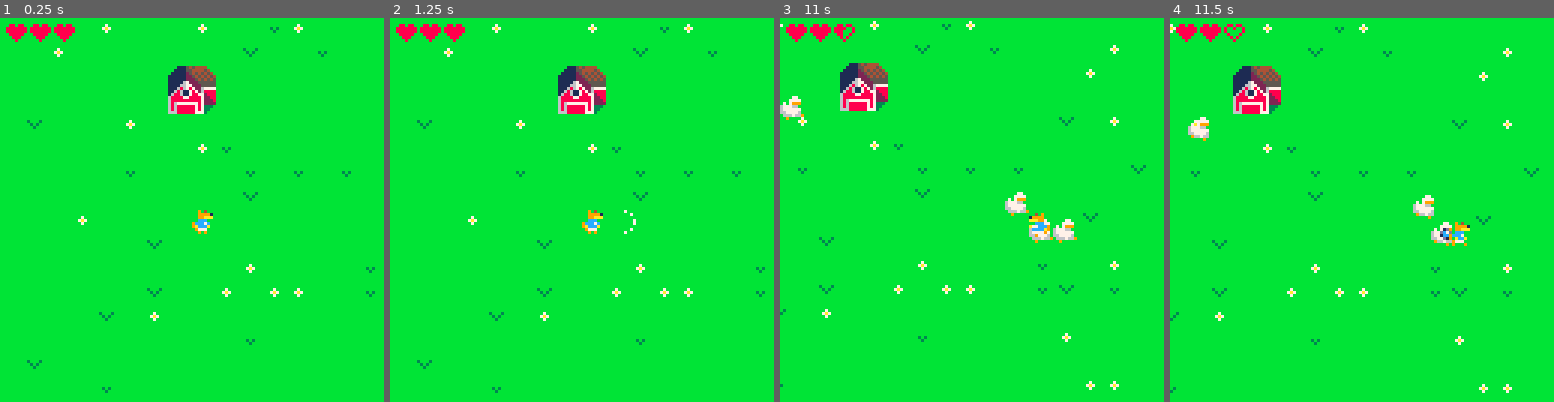
Above: before the commit, frames 1-4 (left to right).
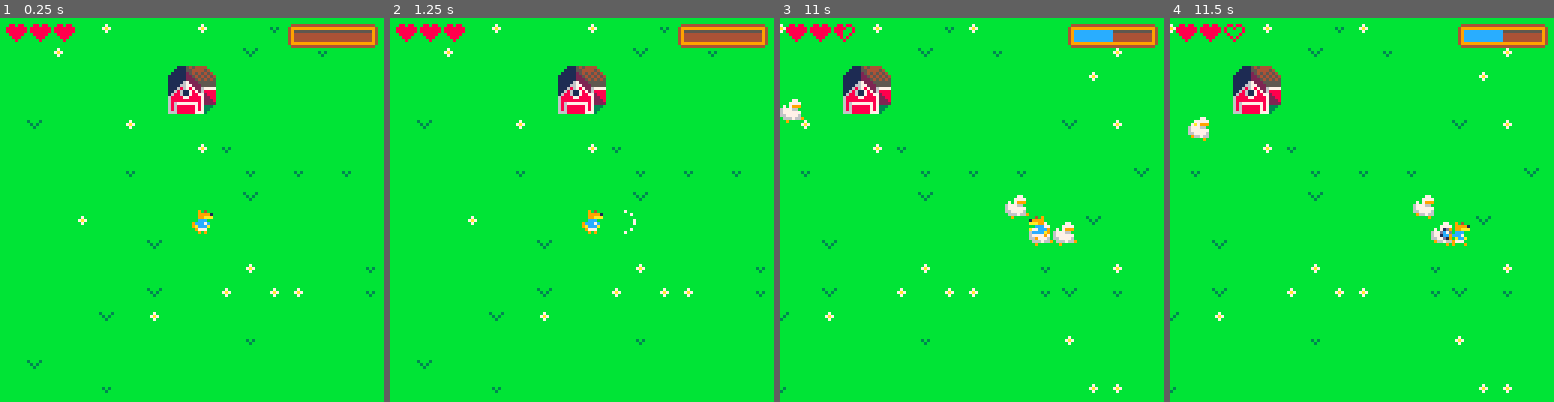
Above: after the commit, the same moments.

Repository: tmaiadev/pico8-poultrygeddon
Game: PICO-8 cartridge poultrygeddon.p8
Same seed, same stepped clock (60 frames per second), same inputs: the game is played once before the commit and once after it.
Inputs:
- Up to frame 1 (0.25 s): no input
- Up to frame 2 (1.25 s): no input
- Up to frame 3 (11 s): hold Right 1.6-2.1 s; hold Up 2.15-2.42 s; hold Right 2.47-3.03 s; hold Left 3.08-3.58 s; hold Down 3.63-3.97 s; hold Right 4.02-4.68 s; hold Up 4.73-5.03 s; hold Left 5.08-5.68 s; hold Down 5.73-6.03 s; hold Right 6.08-6.58 s; hold Right 6.63-7.13 s; hold Up 7.18-7.45 s; hold Right 7.5-8.07 s; hold Left 8.12-8.62 s; hold Down 8.67-9 s; hold Right 9.05-9.72 s; hold Up 9.77-10.07 s; hold Left 10.12-10.72 s; hold Down from 10.77 s (still down)
- Up to frame 4 (11.5 s): release Down at 11.07 s; hold Right from 11.12 s (still down)

The runs differ from the first frame. In frame 1, 1.4% of the frame differs, in the area x 75-99%, y 1-8%; in frame 2, 1.4%; in frame 3, 4.4%, in the area x 0-99%, y 0-98%; in frame 4, 1.4%.

Commit message:
added xp progress bar

Diff:
--- a/poultrygeddon.p8
+++ b/poultrygeddon.p8
@@ -123,32 +123,113 @@
 
 		spr(hrtspr,cam.x+x,cam.y+y)
 	end
-end
-
-function cam_shake(dur)
+
+	xp_bar_draw()
+end
+
+function xp_bar_draw()
+	assert(cam, "`cam` is not defined globally")
+	assert(plr, "`plr` is not defined globally")
+
+	-- xp bar
+	local xpb={
+		x=cam.x+96,
+		y=cam.y+2,
+		w=30,
+		h=8
+	}
+
+	-- border
+	rrectfill(
+		xpb.x,
+		xpb.y,
+		xpb.w,
+		xpb.h,
+		1,
+		4 -- brown
+	)
+
+	-- bg color
+	rrectfill(
+		xpb.x+1,
+		xpb.y+1,
+		xpb.w-2,
+		xpb.h-2,
+		0,
+		9 -- orange
+	)
+
+	-- bar indent
+	rrectfill(
+		xpb.x+2,
+		xpb.y+2,
+		xpb.w-4,
+		xpb.h-4,
+		0,
+		5 -- dark gray
+	)
+
+	-- bar indent bottom
+	rrectfill(
+		xpb.x+2,
+		xpb.y+3,
+		xpb.w-4,
+		xpb.h-5,
+		0,
+		4 -- brown
+	)
+
+	-- level progress bar
+	local total=plr.lvl*2
+	local xp=plr.xp
+	local prc=xp/total
+	local full_w=xpb.w-4
+	local progress_w=full_w*prc
+	rrectfill(
+		xpb.x+2,
+		xpb.y+2,
+		progress_w,
+		xpb.h-4,
+		0,
+		12 -- blue
+	)
+end
+
+function cam_shake(shakedur,restdur)
 	assert("`cam` is not defined globally")
 
 	if cam.ani then
 		return
 	end
 
-	dur=dur or .1
+	shakedur=shakedur or .1
 	local a=ani_new()
 	local camx=cam.x
 	local camy=cam.y
 
 	-- shake for duration
-	for i=1,60*dur do
+	for i=1,60*shakedur do
 		ani_add(a, function()
 			cam.x=camx+rnd({-1,0,1})
 			cam.y=camy+rnd({-1,0,1})
 		end)
 	end
 
+	-- camera rest duration
+	restdur=restdur or 0
+	ani_add(a, function()
+		cam.x=camx
+		cam.y=camy
+	end,flr(restdur))
+
 	-- restore original position
 	ani_add(a, function()
 		cam.x=camx
 		cam.y=camy
+	end,30)
+
+	-- kill ani
+	ani_add(a, function()
 		cam.ani=nil
 	end)
 
@@ -179,7 +260,9 @@
 		dlt=0,
 		immortal=false,
 		immortal_cd=-1,
-		health=6
+		health=6,
+		lvl=1,
+		xp=0
 	}
 
 	plr.running_ani=
@@ -317,8 +400,21 @@
 		return
 	end
 
+	local dur=.5
+
 	plr.health-=1
-	plr_immortal(plr,.5)
+	plr_immortal(plr,dur)
+	cam_shake(.1,.4)
+end
+
+function plr_add_xp(plr)
+	local lvl_up=plr.lvl*2
+	plr.xp+=1
+
+	if plr.xp==lvl_up then
+		plr.xp=0
+		plr.lvl+=1
+	end
 end
 -->8
 -- utils --
@@ -1007,6 +1103,7 @@
 						dff_y<=1 or
 						t==60 then
 				assert(drops, "`drops` is not defined globally")
+				plr_add_xp(plr)
 				del(drops,d)
 				return
 			else
